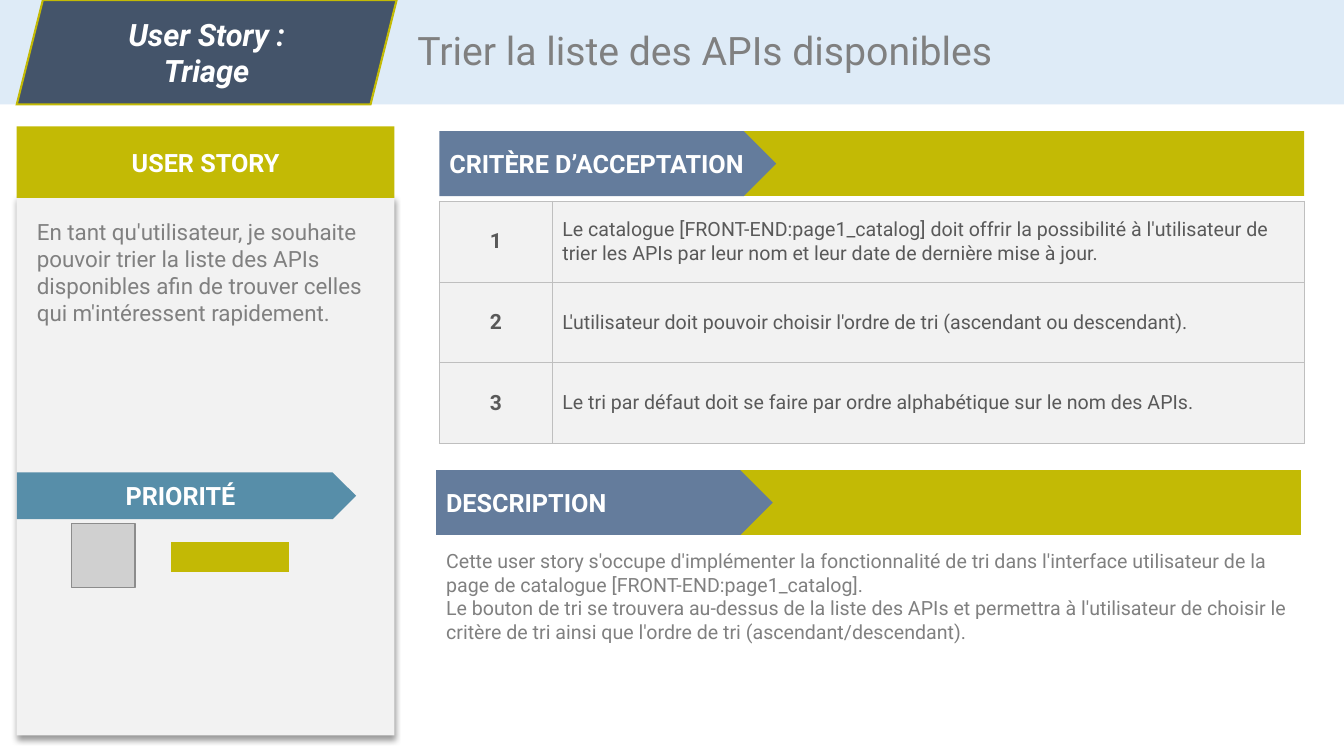
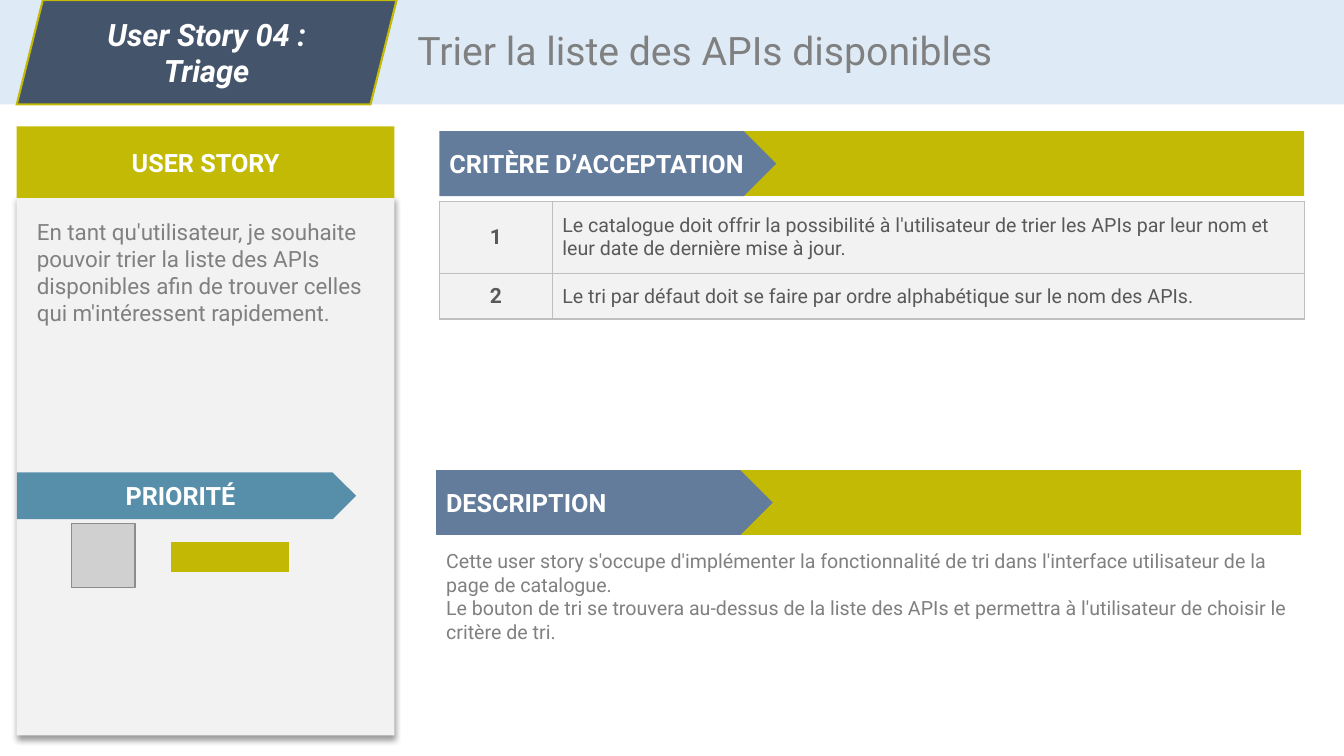
Before and after one commit to CC4K/api-catalog-development, a slide deck: slide 4 of reports/user-stories/user-stories.odp. Drawn at 1344x756 pixels with LibreOffice and Linux fonts; fonts in the diff are those of the drawing; grey boxes stand for pictures. Boxes give left, top, right and bottom in pixels: in the first picture for what was removed or moved away, otherwise in the second. Text is boxed around its words. In the diff, an @@ line names an element or a change of style, - is before the commit and + after.

Commit message:
Cahier des charges 85% terminé
Importé user stories propres
Exigences fonctionnelles et techniques avec MoSCoW
Glossaire

```diff
--- a/reports/user-stories/user-stories.odp
+++ b/reports/user-stories/user-stories.odp
@@ text in parallelogram at (x1=107, y1=24, x2=290, y2=53): text changed @@
-User Story :
+User Story 04 :
@@ table at (x1=439, y1=201, x2=1304, y2=319) @@
-row 1: 1 | Le catalogue [FRONT-END:page1_catalog] doit offrir la possibilité à l'utilisateur de trier les APIs par leur nom et leur date de dernière mise à jour.
-row 2: 2 | L'utilisateur doit pouvoir choisir l'ordre de tri (ascendant ou descendant).
-row 3: 3 | Le tri par défaut doit se faire par ordre alphabétique sur le nom des APIs.
+row 1: 1 | Le catalogue doit offrir la possibilité à l'utilisateur de trier les APIs par leur nom et leur date de dernière mise à jour.
+row 2: 2 | Le tri par défaut doit se faire par ordre alphabétique sur le nom des APIs.
@@ text at (x1=446, y1=553, x2=1286, y2=639): text changed @@
-Cette user story s'occupe d'implémenter la fonctionnalité de tri dans l'interface utilisateur de la page de catalogue [FRONT-END:page1_catalog].
-Le bouton de tri se trouvera au-dessus de la liste des APIs et permettra à l'utilisateur de choisir le critère de tri ainsi que l'ordre de tri (ascendant/descendant).
+Cette user story s'occupe d'implémenter la fonctionnalité de tri dans l'interface utilisateur de la page de catalogue.
+Le bouton de tri se trouvera au-dessus de la liste des APIs et permettra à l'utilisateur de choisir le critère de tri.
```
Also in this commit, not shown: 14 other slides changed, 1 slide added, 26 other files.
